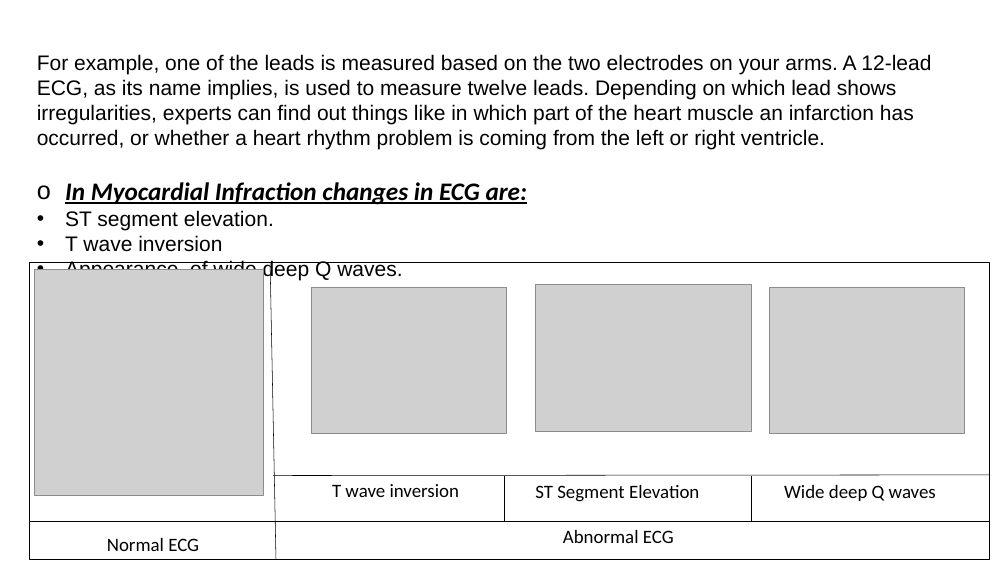
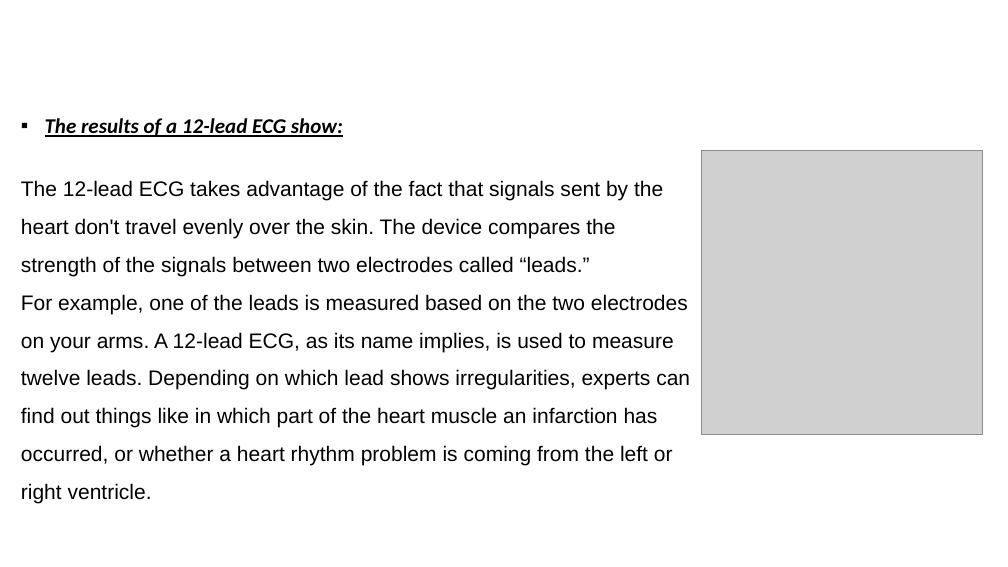
Before and after one commit to SubrataSarkar32/myocardial-ischaemia-detect, a slide deck: slide 5 of 8thsem_ECG signal for mycardial ischaemia and build solution to classify ECG.pptx. Drawn at 1008x567 pixels with LibreOffice and Linux fonts; fonts in the diff are those of the drawing; grey boxes stand for pictures. Boxes give left, top, right and bottom in pixels: in the first picture for what was removed or moved away, otherwise in the second. Text is boxed around its words. In the diff, an @@ line names an element or a change of style, - is before the commit and + after.

```diff
--- a/8thsem_ECG signal for mycardial ischaemia and build solution to classify ECG.pptx
+++ b/8thsem_ECG signal for mycardial ischaemia and build solution to classify ECG.pptx
@@ text "The results of a 12-lead ...": place and size @@
-text "The results of a 12-lead ..." at (37,54,931,281)
+text "The results of a 12-lead ..." at (21,118,690,466)
@@ text at (21,118,663,277): paragraphs added @@
+▪ The results of a 12-lead ECG show:
+The 12-lead ECG takes advantage of the fact that signals sent by the heart don't travel evenly over the skin. The device compares the strength of the signals between two electrodes called “leads.”
@@ picture added at (702,151,982,434) @@
@@ text at (65,182,527,281): paragraphs removed @@
-o In Myocardial Infraction changes in ECG are:
-• ST segment elevation.
-• T wave inversion
-• Appearance of wide deep Q waves.
@@ rectangle removed at (29,262,990,560) @@
@@ picture removed at (35,269,264,495) @@
@@ line removed from (270, 262) to (276, 560) @@
@@ text at (21,294,690,466): line spacing 1 to 1.5 @@
@@ picture removed at (312,287,507,434) @@
@@ picture removed at (535,284,752,432) @@
@@ picture removed at (770,288,965,434) @@
@@ line removed from (273, 476) to (990, 475) @@
@@ line removed from (504, 476) to (504, 521) @@
@@ line removed from (752, 476) to (752, 521) @@
@@ text removed at (332,484,460,497) @@
-T wave inversion
@@ text removed at (535,485,699,502) @@
-ST Segment Elevation
@@ text removed at (784,485,936,501) @@
-Wide deep Q waves
@@ line removed from (29, 521) to (990, 521) @@
@@ text removed at (107,538,199,551) @@
-Normal ECG
@@ text removed at (563,530,674,543) @@
-Abnormal ECG
```
Also in this commit, not shown: 10 other slides changed, 15 slides added, 5 other files.
